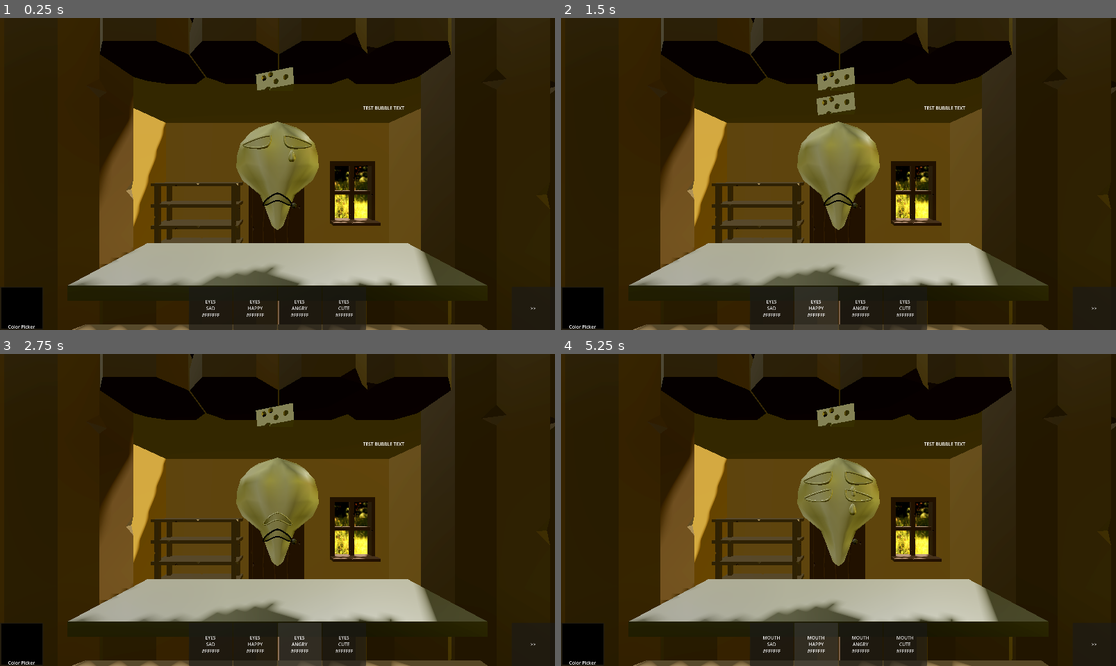
Above: before the commit, frames 1-4 (two rows, left to right).
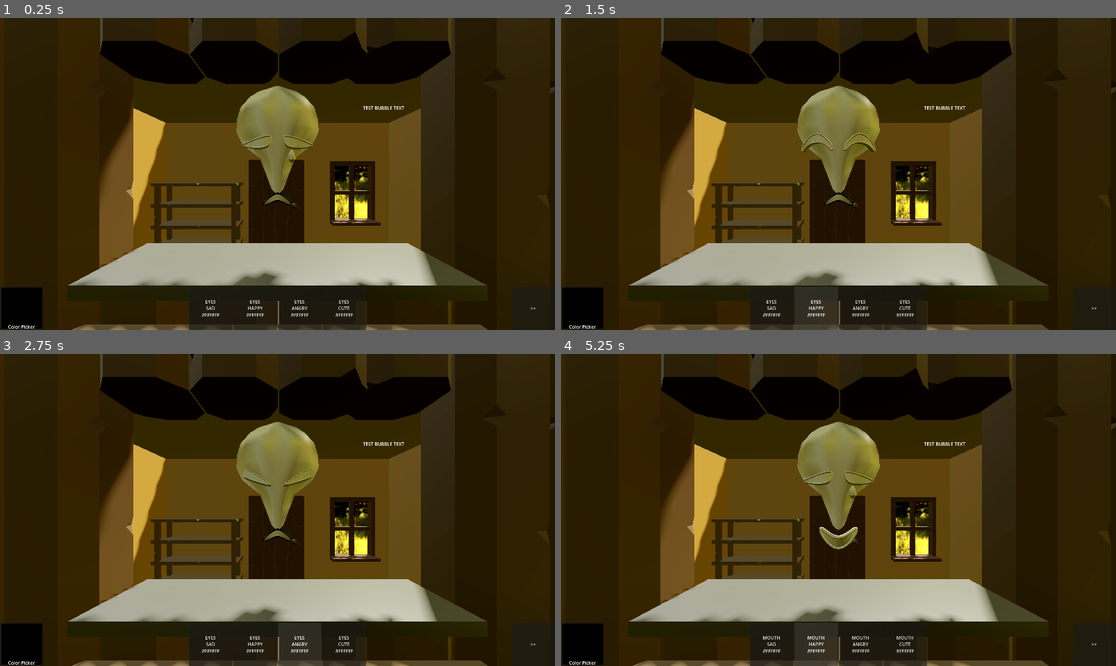
Above: after the commit, the same moments.

Repository: Xzaver/Bausparvertrag-GGJam-2026
Game: Godot game, scene res://game/game.tscn
Two runs of this game, one before a commit and one after it. Both use one fixed random seed, a clock stepped at 60 frames per second and the inputs below.
Inputs:
- Up to frame 1 (0.25 s): no input
- Up to frame 2 (1.5 s): click "EYES SAD #FFFFFF" at 0.5 s; click "EYES HAPPY #FFFFFF" at 1.25 s
- Up to frame 3 (2.75 s): click "EYES ANGRY #FFFFFF" at 2 s
- Up to frame 4 (5.25 s): click "EYES CUTE #FFFFFF" at 2.75 s; click ">>" at 3.5 s; click "MOUTH SAD #FFFFFF" at 4.25 s; click "MOUTH HAPPY #FFFFFF" at 5 s

The runs differ from the first frame. In frame 1, 4.5% of the frame differs, in the area x 35-58%, y 15-100%; in frame 2, 4.4%; in frame 3, 4.8%; in frame 4, 4.6%.

Commit message:
scenes or components connected

Diff:
--- a/game/game.tscn
+++ b/game/game.tscn
@@ -15,7 +15,19 @@
 [ext_resource type="PackedScene" uid="uid://cesojvhgn8hmi" path="res://assets/levelCompononents/Sad_Mouth/Sad_Mouth.gltf" id="6_l8g03"]
 [ext_resource type="PackedScene" uid="uid://caop6s06g4pib" path="res://assets/maskComponents/new/shape/SHAPE_Universal.tscn" id="7_hb504"]
 [ext_resource type="PackedScene" uid="uid://ci16vrxn4s8mr" path="res://assets/levelCompononents/Mask_Shape/Mask_Shape.gltf" id="7_j8tme"]
+[ext_resource type="PackedScene" uid="uid://b3d3wwcsf01xg" path="res://assets/maskComponents/new/eyes/EYES_HAPPY.tscn" id="8_leid8"]
+[ext_resource type="PackedScene" uid="uid://dgc4kijbqc7lf" path="res://assets/maskComponents/new/eyes/EYES_ANGRY.tscn" id="9_8bboj"]
+[ext_resource type="PackedScene" uid="uid://c7hds4mxpwrfb" path="res://assets/maskComponents/new/eyes/EYES_CUTE.tscn" id="10_q52ks"]
+[ext_resource type="PackedScene" uid="uid://c6otpdk8hbiwv" path="res://assets/maskComponents/new/mouth/MOUTH_HAPPY.tscn" id="12_jucfl"]
+[ext_resource type="PackedScene" uid="uid://clkxewv5opitf" path="res://assets/maskComponents/new/mouth/MOUTH_ANGRY.tscn" id="13_jdpby"]
+[ext_resource type="PackedScene" uid="uid://co8u2jioi15nc" path="res://assets/maskComponents/new/mouth/MOUTH_CUTE.tscn" id="14_58yx1"]
 [ext_resource type="PackedScene" uid="uid://liv1n0jvg6vo" path="res://game/CustomerDoll/CustomerDoll.tscn" id="16_ee6o4"]
+[ext_resource type="PackedScene" uid="uid://ivmrgicck0nb" path="res://assets/maskComponents/new/shape/SHAPE_HAPPY.tscn" id="16_hbvmx"]
+[ext_resource type="PackedScene" uid="uid://d4nngb2xp6jwr" path="res://assets/maskComponents/new/shape/SHAPE_ANGRY.tscn" id="17_fegy3"]
+[ext_resource type="PackedScene" uid="uid://vh083ldj5qao" path="res://assets/maskComponents/new/shape/SHAPE_CUTE.tscn" id="18_pvdu1"]
+[ext_resource type="PackedScene" uid="uid://c3o307eckbrfl" path="res://assets/maskComponents/new/top/TOP_HAPPY.tscn" id="20_jdpby"]
+[ext_resource type="PackedScene" uid="uid://5byptxpasfx8" path="res://assets/maskComponents/new/top/TOP_ANGRY.tscn" id="21_58yx1"]
+[ext_resource type="PackedScene" uid="uid://d2gy4h2xavbbm" path="res://assets/maskComponents/new/top/TOP_CUTE.tscn" id="22_hbvmx"]
 
 [sub_resource type="PanoramaSkyMaterial" id="PanoramaSkyMaterial_b686c"]
 panorama = ExtResource("2_vsp63")
@@ -103,12 +115,8 @@
 
 [node name="ChallengeManager" parent="." unique_id=2007542354 instance=ExtResource("3_b686c")]
 
-[node name="GameSession" parent="." unique_id=247687767 node_paths=PackedStringArray("maskBuilder", "challengeManager", "scoreKeeper", "ui", "customerDoll") instance=ExtResource("2_h7iqs")]
+[node name="GameSession" parent="." unique_id=247687767 node_paths=PackedStringArray("maskBuilder") instance=ExtResource("2_h7iqs")]
 maskBuilder = NodePath("../MaskConstructor")
-challengeManager = NodePath("../ChallengeManager")
-scoreKeeper = NodePath("../ScoreKeeper")
-ui = NodePath("../UI_FrontEnd_Node")
-customerDoll = NodePath("../CustomerDoll")
 
 [node name="MaskConstructor" parent="." unique_id=1958036344 node_paths=PackedStringArray("eyePosRef", "mouthPosRef", "topPosRef", "shapePosRef", "maskRoot") instance=ExtResource("3_4fuuu")]
 eyePosRef = NodePath("../Workbench/MaskConstruct/EyesOrig")
@@ -116,21 +124,21 @@
 topPosRef = NodePath("../Workbench/MaskConstruct/TopOrig")
 shapePosRef = NodePath("../Workbench/MaskConstruct/ShapeOrig")
 eye_SAD = ExtResource("4_qf6n1")
-eye_HAPPY = ExtResource("5_vsp63")
-eye_ANGRY = ExtResource("6_b686c")
-eye_CUTE = ExtResource("4_qf6n1")
+eye_HAPPY = ExtResource("8_leid8")
+eye_ANGRY = ExtResource("9_8bboj")
+eye_CUTE = ExtResource("10_q52ks")
 mouth_SAD = ExtResource("6_b686c")
-mouth_HAPPY = ExtResource("4_qf6n1")
-mouth_ANGRY = ExtResource("6_b686c")
-mouth_CUTE = ExtResource("5_vsp63")
-top_SAD = ExtResource("5_vsp63")
-top_HAPPY = ExtResource("4_qf6n1")
-top_ANGRY = ExtResource("6_b686c")
-top_CUTE = ExtResource("5_vsp63")
-shape_SAD = ExtResource("7_hb504")
-shape_HAPPY = ExtResource("7_hb504")
-shape_ANGRY = ExtResource("7_hb504")
-shape_CUTE = ExtResource("7_hb504")
+mouth_HAPPY = ExtResource("12_jucfl")
+mouth_ANGRY = ExtResource("13_jdpby")
+mouth_CUTE = ExtResource("14_58yx1")
+top_SAD = ExtResource("7_hb504")
+top_HAPPY = ExtResource("16_hbvmx")
+top_ANGRY = ExtResource("17_fegy3")
+top_CUTE = ExtResource("18_pvdu1")
+shape_SAD = ExtResource("5_vsp63")
+shape_HAPPY = ExtResource("20_jdpby")
+shape_ANGRY = ExtResource("21_58yx1")
+shape_CUTE = ExtResource("22_hbvmx")
 maskRoot = NodePath("../Workbench/MaskConstruct/ShapeOrig/Final")
 
 [node name="Room" parent="." unique_id=628620454 instance=ExtResource("5_dxrkv")]
Not shown: 1 places in game/game.tscn that only renumber resources
